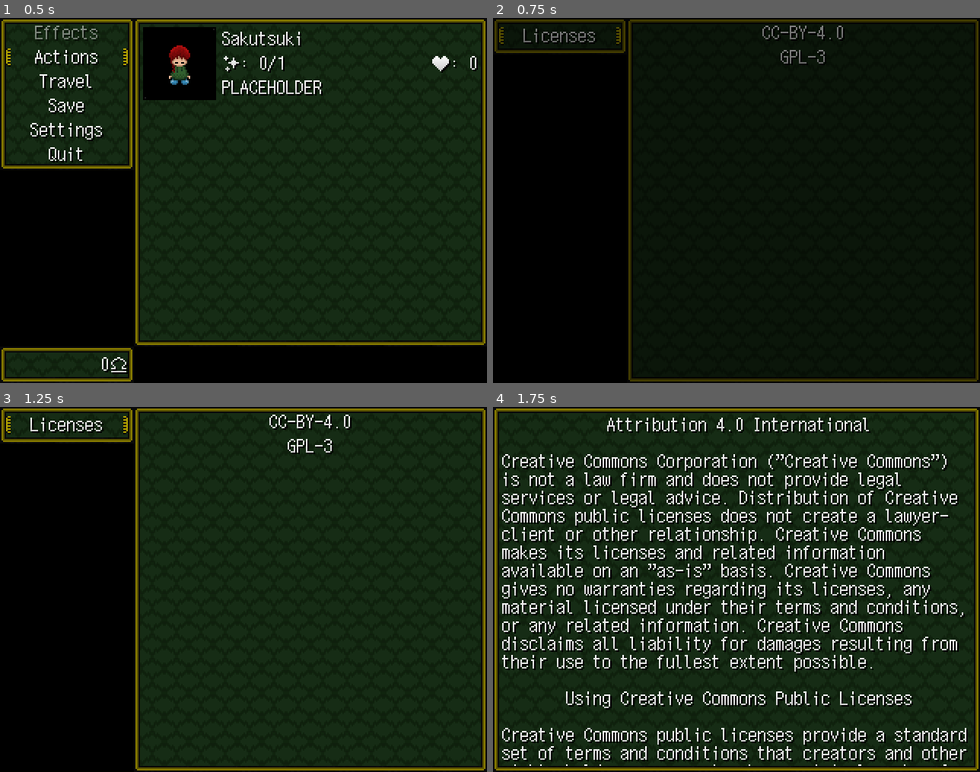
Above: before the commit, frames 1-4 (two rows, left to right).
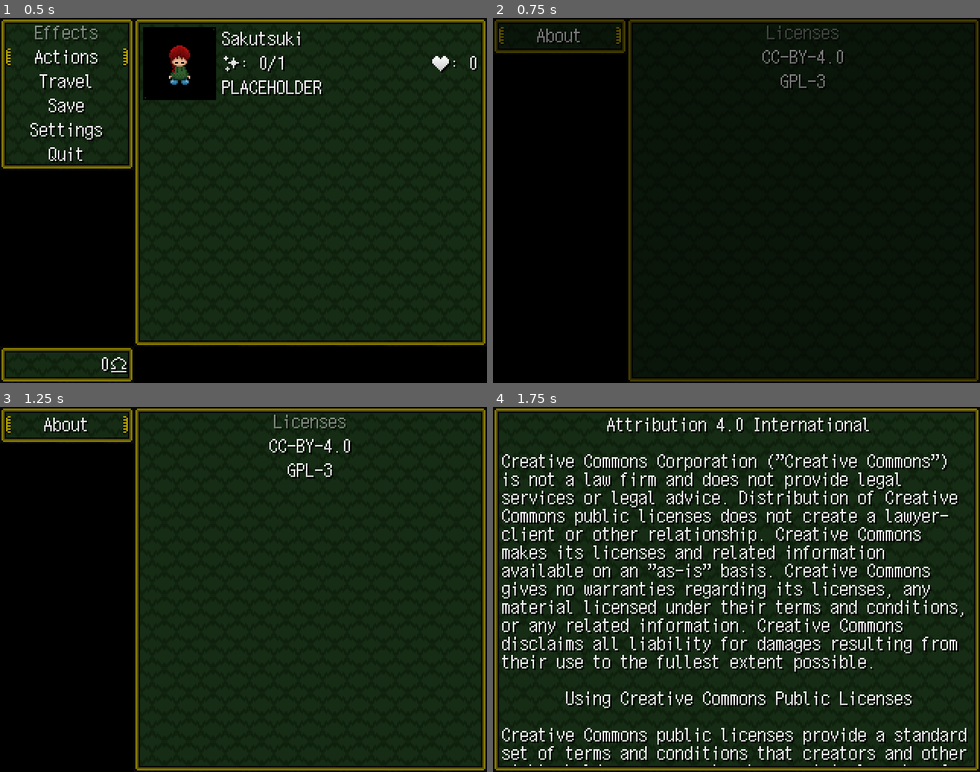
Above: after the commit, the same moments.

Repository: libre-nikki-devs/libre-nikki
Game: Godot game, scene res://scenes/ui/player_menu.tscn
Two runs of this game, one before a commit and one after it. Both use one fixed random seed, a clock stepped at 60 frames per second and the inputs below. This scene is started directly instead of the project's main scene.
Inputs:
- Up to frame 1 (0.5 s): no input
- Up to frame 2 (0.75 s): click "Settings" at 0.5 s
- Up to frame 3 (1.25 s): no input
- Up to frame 4 (1.75 s): click "CC-BY-4.0" at 1.25 s

Frame 1 is identical in both runs. In frame 2, 0.7% of the frame differs, in the area x 6-72%, y 2-20%; in frame 3, 1.1%, in the area x 6-73%, y 2-20%; in frame 4, nothing differs.

Commit message:
SettingsMenu: Rename Licenses submenu to About

Diff:
--- a/scenes/ui/settings_menu.tscn
+++ b/scenes/ui/settings_menu.tscn
@@ -36,10 +36,16 @@
 offset_bottom = 240.0
 grow_horizontal = 0
 
-[node name="LicensesVBoxContainer" type="VBoxContainer" parent="MainPanelContainer"]
+[node name="AboutVBoxContainer" type="VBoxContainer" parent="MainPanelContainer"]
 layout_mode = 2
 
-[node name="CCButton" type="Button" parent="MainPanelContainer/LicensesVBoxContainer"]
+[node name="Label" type="Label" parent="MainPanelContainer/AboutVBoxContainer"]
+modulate = Color(1, 1, 1, 0.5)
+layout_mode = 2
+text = "Licenses"
+horizontal_alignment = 1
+
+[node name="CCButton" type="Button" parent="MainPanelContainer/AboutVBoxContainer"]
 layout_mode = 2
 focus_neighbor_left = NodePath(".")
 focus_neighbor_top = NodePath("../GPLButton")
@@ -49,7 +55,7 @@
 focus_previous = NodePath("../GPLButton")
 text = " "
 
-[node name="Label" type="Label" parent="MainPanelContainer/LicensesVBoxContainer/CCButton"]
+[node name="Label" type="Label" parent="MainPanelContainer/AboutVBoxContainer/CCButton"]
 layout_mode = 1
 anchors_preset = 15
 anchor_right = 1.0
@@ -60,7 +66,7 @@
 horizontal_alignment = 1
 vertical_alignment = 1
 
-[node name="GPLButton" type="Button" parent="MainPanelContainer/LicensesVBoxContainer"]
+[node name="GPLButton" type="Button" parent="MainPanelContainer/AboutVBoxContainer"]
 layout_mode = 2
 focus_neighbor_left = NodePath(".")
 focus_neighbor_top = NodePath("../CCButton")
@@ -70,7 +76,7 @@
 focus_previous = NodePath("../CCButton")
 text = " "
 
-[node name="Label" type="Label" parent="MainPanelContainer/LicensesVBoxContainer/GPLButton"]
+[node name="Label" type="Label" parent="MainPanelContainer/AboutVBoxContainer/GPLButton"]
 layout_mode = 1
 anchors_preset = 15
 anchor_right = 1.0
@@ -90,7 +96,7 @@
 layout_mode = 2
 alignment = 1
 
-[node name="LicensesButton" type="Button" parent="SidePanelContainer/SideVBoxContainer"]
+[node name="AboutButton" type="Button" parent="SidePanelContainer/SideVBoxContainer"]
 layout_mode = 2
 focus_neighbor_left = NodePath(".")
 focus_neighbor_top = NodePath(".")
@@ -100,14 +106,14 @@
 focus_previous = NodePath(".")
 text = " "
 
-[node name="LicensesLabel" type="Label" parent="SidePanelContainer/SideVBoxContainer/LicensesButton"]
+[node name="AboutLabel" type="Label" parent="SidePanelContainer/SideVBoxContainer/AboutButton"]
 layout_mode = 1
 anchors_preset = 15
 anchor_right = 1.0
 anchor_bottom = 1.0
 grow_horizontal = 2
 grow_vertical = 2
-text = "Licenses"
+text = "About"
 horizontal_alignment = 1
 vertical_alignment = 1
 
@@ -142,6 +148,6 @@
 focus_mode = 2
 bbcode_enabled = true
 
-[connection signal="pressed" from="MainPanelContainer/LicensesVBoxContainer/CCButton" to="." method="_on_cc_button_pressed"]
-[connection signal="pressed" from="MainPanelContainer/LicensesVBoxContainer/GPLButton" to="." method="_on_gpl_button_pressed"]
-[connection signal="pressed" from="SidePanelContainer/SideVBoxContainer/LicensesButton" to="." method="_on_licenses_button_pressed"]
+[connection signal="pressed" from="MainPanelContainer/AboutVBoxContainer/CCButton" to="." method="_on_cc_button_pressed"]
+[connection signal="pressed" from="MainPanelContainer/AboutVBoxContainer/GPLButton" to="." method="_on_gpl_button_pressed"]
+[connection signal="pressed" from="SidePanelContainer/SideVBoxContainer/AboutButton" to="." method="_on_licenses_button_pressed"]
--- a/scripts/ui/settings_menu.gd
+++ b/scripts/ui/settings_menu.gd
@@ -435,8 +435,8 @@
 
 The GNU General Public License does not permit incorporating your program into proprietary programs. If your program is …(288 unchanged characters)…
 
-@onready var licenses_button: Button = get_node("SidePanelContainer/SideVBoxContainer/LicensesButton")
-@onready var licenses_menu: Control = get_node("MainPanelContainer/LicensesVBoxContainer")
+@onready var about_button := $SidePanelContainer/SideVBoxContainer/AboutButton
+@onready var about_menu := $MainPanelContainer/AboutVBoxContainer
 @onready var side_menu: Control = get_node("SidePanelContainer/SideVBoxContainer")
 @onready var license_thingy = get_node("LicensePanelContainer")
 @onready var license_label = get_node("ScrollContainer/MarginContainer/LicenseLabel")
@@ -444,7 +444,7 @@
 @onready var margin_container = get_node("ScrollContainer/MarginContainer")
 
 func _ready() -> void:
-	licenses_menu.show()
+	about_menu.show()
 
 func _input(event: InputEvent) -> void:
 	if event.is_action_pressed("ui_go_back"):
@@ -457,21 +457,25 @@
 					await Game.transition_handler.animation_finished
 					license_thingy.hide()
 					scroll.hide()
-					licenses_button.grab_focus()
+					about_button.grab_focus()
 					Game.transition_handler.play("fade_in", -1, 10.0)
-				licenses_menu:
-					licenses_button.grab_focus()
+
+				about_menu:
+					about_button.grab_focus()
+
 				side_menu:
 					close()
 
 func _get_focus_grabber() -> Control:
-	return licenses_button
+	return about_button
 
 func _on_licenses_button_pressed() -> void:
-	licenses_menu.show()
-
-	if licenses_menu.get_child_count() > 0:
-		licenses_menu.get_child(0).grab_focus()
+	about_menu.show()
+
+	for child: Node in about_menu.get_children():
+		if child is Button:
+			child.grab_focus()
+			break
 
 func _on_license_pressed(license: String) -> void:
 	Game.transition_handler.play("fade_out", -1, 10.0)
